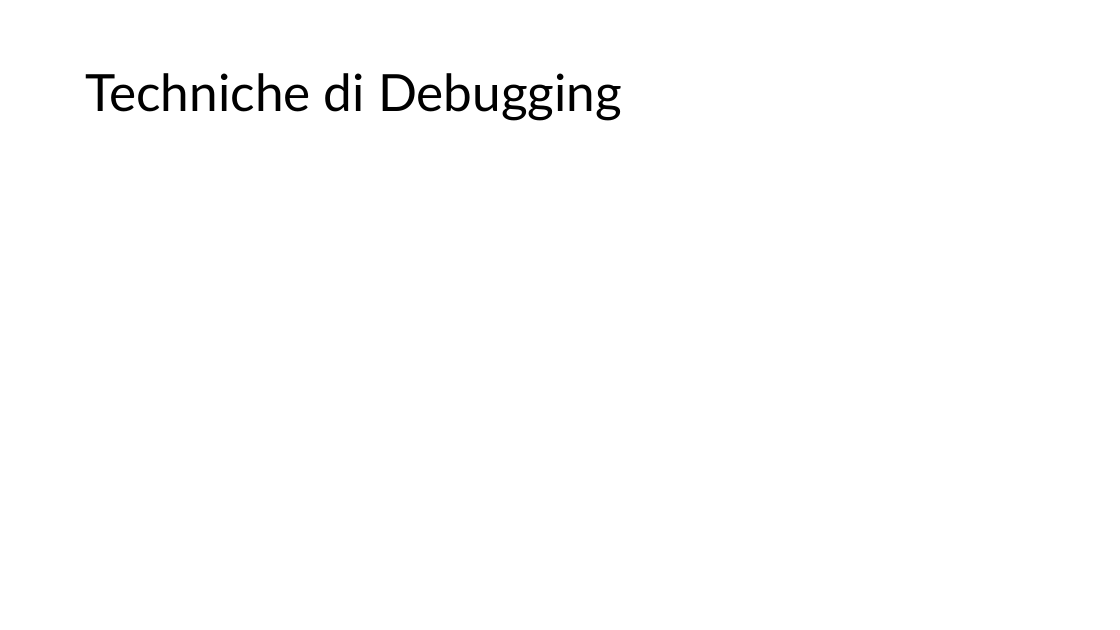
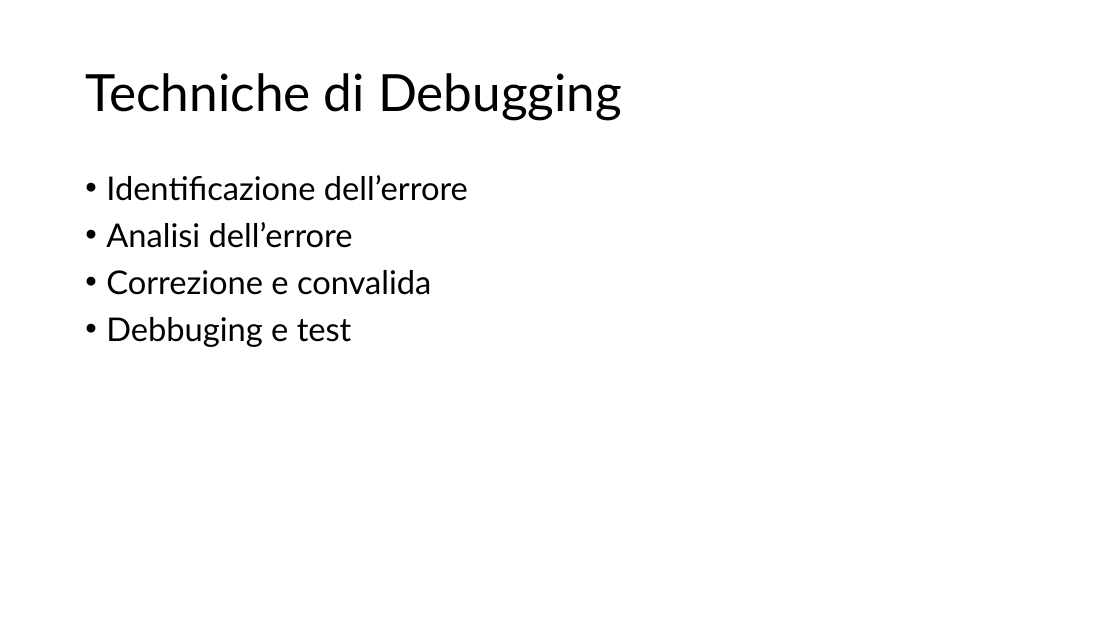
Before and after one commit to EliottJacobe08/Lab-Programmazione-1, a slide deck: slide 4 of Debugging.pptx. Drawn at 1120x630 pixels with LibreOffice and Linux fonts; fonts in the diff are those of the drawing. Boxes give left, top, right and bottom in pixels: in the first picture for what was removed or moved away, otherwise in the second. Text is boxed around its words. In the diff, an @@ line names an element or a change of style, - is before the commit and + after.

```diff
--- a/Debugging.pptx
+++ b/Debugging.pptx
@@ text added at (106, 175, 468, 347), 28 pt, text #000000 @@
+• Identificazione dell’errore
+• Analisi dell’errore
+• Correzione e convalida
+• Debbuging e test
```
Also in this commit, not shown: 4 other slides changed, 3 slides added, 3 slides removed.
